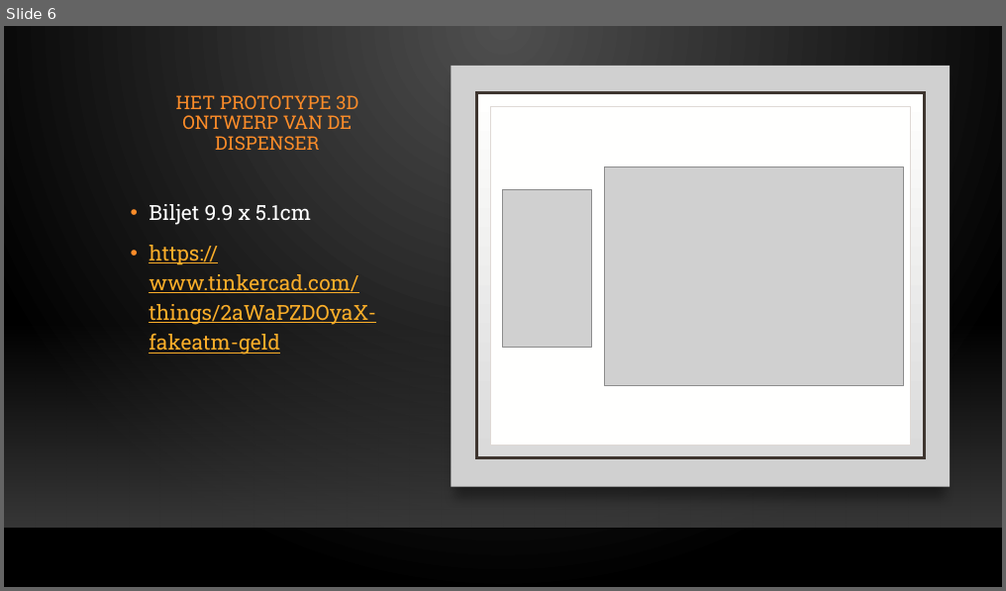
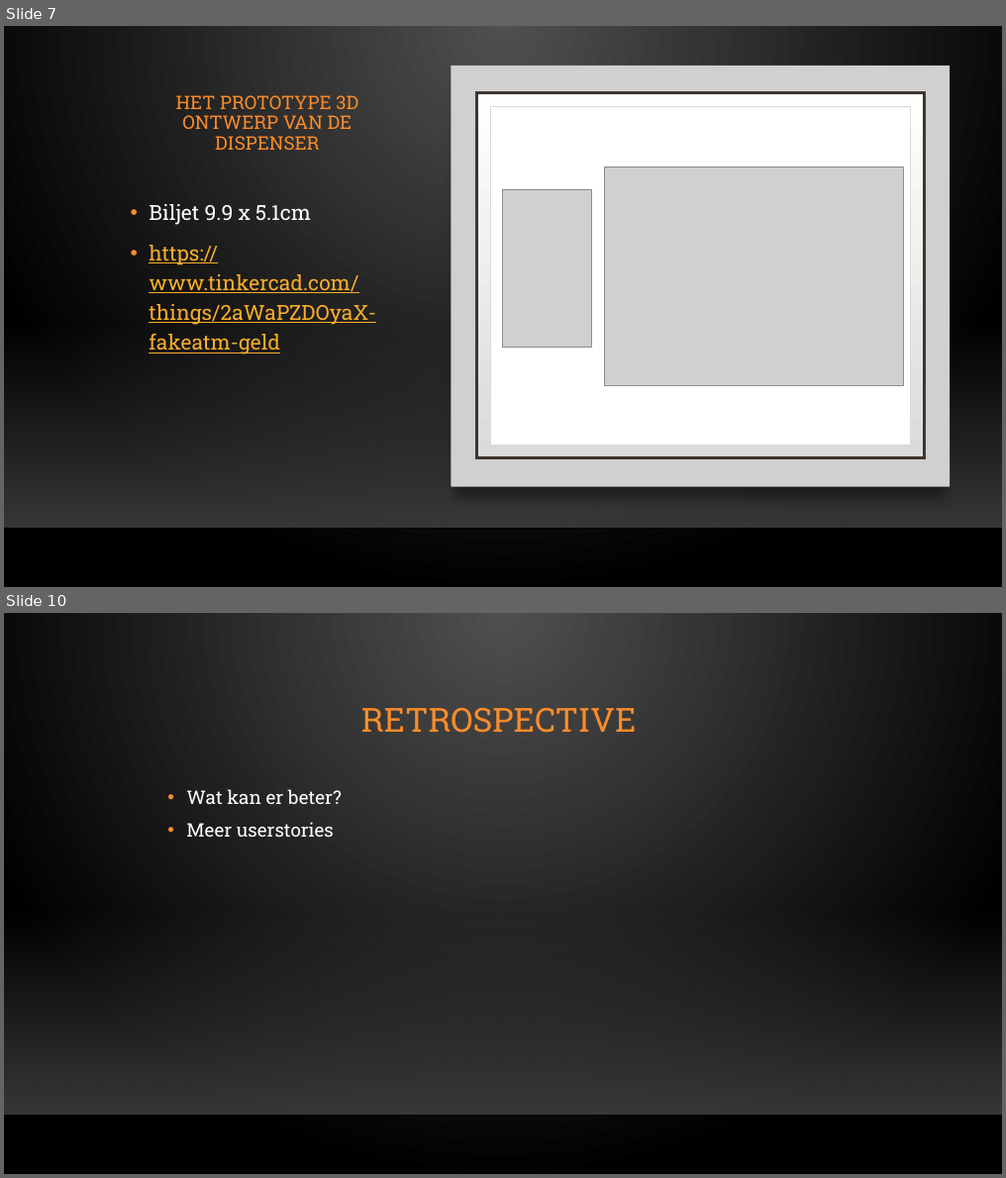
Before and after one commit to OG-netizen/Project-3-4, a slide deck: Sprint Planning/Scrum meeting 4.pptx. Shown one above the other, each under a label of ours: slide 6 before the commit, slides 7 and 10 after it; the slides between them are not shown. The pictures are 1006x591 and 1006x1178 pixels, drawn with LibreOffice and Linux fonts; fonts in the diff are those of the drawing; grey boxes stand for pictures; background and template pictures are left out. Boxes give left, top, right and bottom in pixels: in the first picture for what was removed or moved away, otherwise in the second. Text is boxed around its words. In the diff, an @@ line names an element or a change of style, - is before the commit and + after.

```diff
--- a/Sprint Planning/Scrum meeting 4.pptx
+++ b/Sprint Planning/Scrum meeting 4.pptx
@@ slide 10 added at [4,613,1002,1174], background gradient #505050 to #000000; not listed: 2 template elements that a slide beside it also shows @@
@@ title added at [361,707,637,733], 32 pt, text #FB8C29 @@
+RETROSPECTIVE
@@ text added at [186,789,342,837], 18 pt, text #FFFFFF @@
+  • Wat kan er beter?
+  • Meer userstories
@@ what was slide 6 is now slide 7 @@
```
Also in this commit, not shown: 3 slides changed, 1 other slide added, 1 slide removed, 1 other file.
